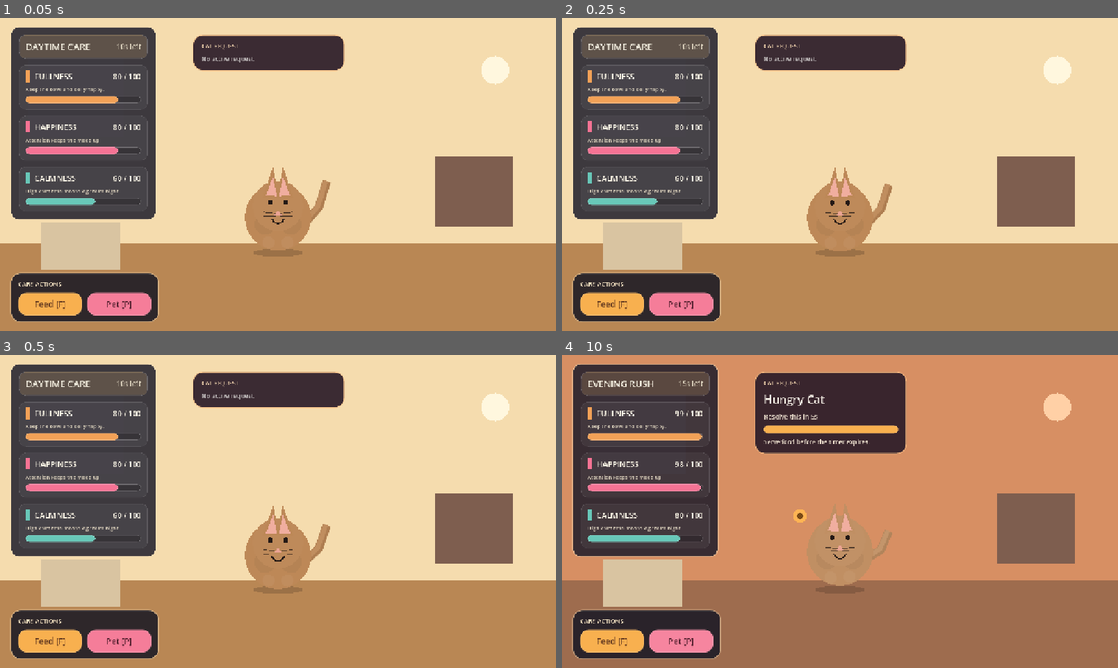
Above: before the commit, frames 1-4 (two rows, left to right).
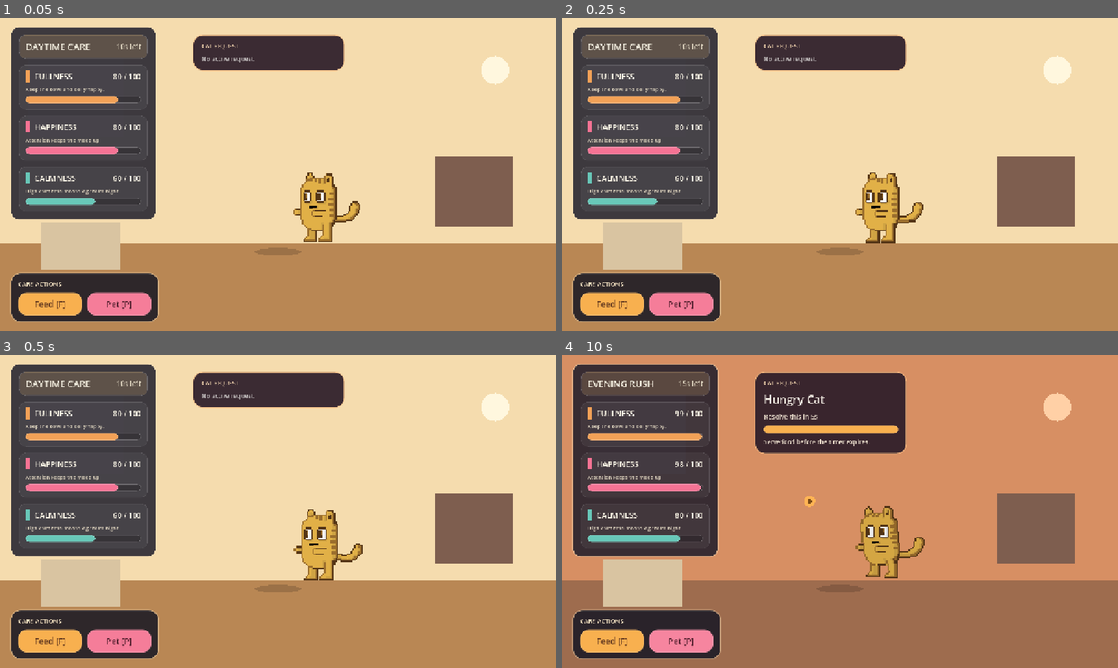
Above: after the commit, the same moments.

Repository: smiguelnet/cat-chaos
Game: Godot game, scene res://scenes/main/Main.tscn
Same seed, same stepped clock (60 frames per second), same inputs: the game is played once before the commit and once after it. Sound files missing from this copy of the repository are replaced by a short silence.
Inputs:
- Up to frame 1 (0.05 s): no input
- Up to frame 2 (0.25 s): no input
- Up to frame 3 (0.5 s): no input
- Up to frame 4 (10 s): click "Feed [F]" at 0.5 s; click "Pet [P]" at 1.25 s; click "Feed [F]" at 2 s; click "Pet [P]" at 2.75 s; click "Feed [F]" at 3.5 s; click "Pet [P]" at 4.25 s; hold F (feed) 5.03-5.78 s; tap P (pet) at 5.85, 7.35, 8.85 s; hold F (feed) 6.53-7.28 s; hold F (feed) 8.03-8.78 s; hold F (feed) from 9.53 s (still down)

The runs differ from the first frame. In frame 1, 3.3% of the frame differs, in the area x 44-65%, y 47-77%; in frame 2, 3.4%; in frame 3, 3.3%; in frame 4, 2.1%.

Commit message:
feat: add asset import,  background music, and enhance cat behavior visuals

Diff:
--- a/scenes/actors/Cat.tscn
+++ b/scenes/actors/Cat.tscn
@@ -1,7 +1,20 @@
-[gd_scene load_steps=2 format=3]
+[gd_scene load_steps=4 format=3]
 
 [ext_resource type="Script" path="res://scripts/actors/cat.gd" id="1"]
+[ext_resource type="Texture2D" path="res://assets/sprites/cats/cat_spritesheet.png" id="2"]
+[ext_resource type="AudioStream" path="res://assets/audio/sfx/meow.ogg" id="3"]
 
 [node name="Cat" type="Node2D"]
 position = Vector2(640, 440)
 script = ExtResource("1")
+
+[node name="Sprite" type="Sprite2D" parent="."]
+position = Vector2(0, -8)
+scale = Vector2(3.2, 3.2)
+texture = ExtResource("2")
+region_enabled = true
+region_rect = Rect2(128, 0, 128, 64)
+
+[node name="MeowPlayer" type="AudioStreamPlayer" parent="."]
+stream = ExtResource("3")
+volume_db = -9.0
--- a/scenes/environment/Environment.tscn
+++ b/scenes/environment/Environment.tscn
@@ -1,6 +1,11 @@
-[gd_scene load_steps=2 format=3]
+[gd_scene load_steps=3 format=3]
 
 [ext_resource type="Script" path="res://scripts/actors/environment.gd" id="1"]
+[ext_resource type="AudioStream" path="res://assets/audio/music/background.wav" id="2"]
 
 [node name="Environment" type="Node2D"]
 script = ExtResource("1")
+
+[node name="BackgroundMusic" type="AudioStreamPlayer" parent="."]
+stream = ExtResource("2")
+volume_db = -7.0
--- a/scripts/actors/cat.gd
+++ b/scripts/actors/cat.gd
@@ -3,6 +3,22 @@
 
 const TICK_SYSTEM = preload("res://systems/tick_system.gd")
 const SLEEP_EVALUATOR = preload("res://systems/sleep_evaluator.gd")
+
+const FRAME_SIZE := Vector2(128.0, 64.0)
+const ROW_IDLE := 0
+const ROW_RUN := 1
+const ROW_JUMP := 2
+
+const IDLE_FRAMES := [1, 2, 3, 4, 5, 6, 7]
+const RUN_FRAMES := [1, 2, 3, 4, 5, 6, 7]
+const JUMP_FRAMES := [1, 2, 3, 4, 5, 6, 7]
+const SLEEP_FRAMES := [2, 3, 4, 5]
+
+const BASE_SPRITE_POSITION := Vector2(0, -8)
+const BASE_SPRITE_SCALE := Vector2(3.2, 3.2)
+
+@onready var sprite: Sprite2D = $Sprite
+@onready var meow_player: AudioStreamPlayer = $MeowPlayer
 
 var current_phase: StringName = TICK_SYSTEM.PHASE_DAY
 var mood: StringName = &"IDLE"
@@ -12,10 +28,12 @@
 
 func _ready() -> void:
 	set_process(true)
+	_update_visuals()
 	queue_redraw()
 
 func _process(delta: float) -> void:
 	animation_time += delta
+	_update_visuals()
 	queue_redraw()
 
 func apply_state(state) -> void:
@@ -25,6 +43,7 @@
 	if current_phase == TICK_SYSTEM.PHASE_NIGHT:
 		mood = &"FURIOUS" if sleep_result == SLEEP_EVALUATOR.RESULT_DISTURBED_SLEEP else &"SLEEPING"
 	active_request_type = &"" if state.active_request == null else state.active_request["type"]
+	_update_visuals()
 	queue_redraw()
 
 func on_phase_changed(_from_phase: StringName, to_phase: StringName) -> void:
@@ -34,227 +53,154 @@
 		sleep_result = &""
 	elif to_phase == TICK_SYSTEM.PHASE_NIGHT:
 		mood = &"SLEEPING"
+	_update_visuals()
 	queue_redraw()
 
 func on_request_generated(request_type: StringName, _time_remaining: int) -> void:
 	active_request_type = request_type
 	mood = &"REQUESTING"
+	if meow_player != null:
+		meow_player.stop()
+		meow_player.play()
+	_update_visuals()
 	queue_redraw()
 
 func on_request_completed(_request_type: StringName) -> void:
 	active_request_type = &""
 	mood = &"SATISFIED"
+	_update_visuals()
 	queue_redraw()
 
 func on_request_failed(_request_type: StringName) -> void:
 	active_request_type = &""
 	mood = &"UPSET"
+	_update_visuals()
 	queue_redraw()
 
 func on_sleep_evaluated(result: StringName, _state) -> void:
 	sleep_result = result
 	mood = &"FURIOUS" if result == SLEEP_EVALUATOR.RESULT_DISTURBED_SLEEP else &"SLEEPING"
-	queue_redraw()
+	_update_visuals()
+	queue_redraw()
+
+func _update_visuals() -> void:
+	if sprite == null:
+		return
+
+	var row := ROW_IDLE
+	var frames = IDLE_FRAMES
+	var fps := 4.0
+	var sprite_modulate := Color.WHITE
+	var sprite_position := BASE_SPRITE_POSITION
+	var rotation := 0.0
+
+	match mood:
+		&"REQUESTING":
+			row = ROW_RUN
+			frames = RUN_FRAMES
+			fps = 10.0
+		&"SATISFIED":
+			row = ROW_JUMP
+			frames = JUMP_FRAMES
+			fps = 8.0
+		&"UPSET":
+			row = ROW_RUN
+			frames = RUN_FRAMES
+			fps = 8.0
+			sprite_modulate = Color("e9c89a")
+		&"FURIOUS":
+			row = ROW_JUMP
+			frames = JUMP_FRAMES
+			fps = 12.0
+			sprite_modulate = Color("ffbf8f")
+		&"SLEEPING":
+			row = ROW_IDLE
+			frames = SLEEP_FRAMES
+			fps = 2.0
+			sprite_position += Vector2(-10, 18)
+			rotation = -0.18
+			sprite_modulate = Color("d7d8ec")
+
+	if current_phase == TICK_SYSTEM.PHASE_EVENING:
+		sprite_modulate = sprite_modulate.darkened(0.06)
+	elif current_phase == TICK_SYSTEM.PHASE_NIGHT and mood != &"SLEEPING":
+		sprite_modulate = sprite_modulate.darkened(0.18)
+
+	var frame_index := int(animation_time * fps) % frames.size()
+	var atlas_frame: int = frames[frame_index]
+	var bob := _bob_amount()
+	var shake := _rage_shake()
+	var scale_factor := 1.0 + _breath_amount() * 0.04
+
+	sprite.region_enabled = true
+	sprite.region_rect = Rect2(
+		Vector2(FRAME_SIZE.x * atlas_frame, FRAME_SIZE.y * row),
+		FRAME_SIZE
+	)
+	sprite.position = sprite_position + Vector2(0, bob) + shake
+	sprite.scale = BASE_SPRITE_SCALE * scale_factor
+	sprite.rotation = rotation
+	sprite.modulate = sprite_modulate
+	sprite.flip_h = active_request_type == &"ATTENTION"
 
 func _draw() -> void:
-	var fur_color := _fur_color()
 	var shadow_alpha := 0.16 if current_phase != TICK_SYSTEM.PHASE_NIGHT else 0.24
-	var bob := _bob_amount()
-	var tail_sway := _tail_sway()
-	var rage_shake := _rage_shake()
-	var ear_tilt := sin(animation_time * 1.9) * 0.08
-	if mood == &"FURIOUS":
-		ear_tilt = -0.34 + sin(animation_time * 9.0) * 0.03
-	var blink := _blink_amount()
-	var head_offset := Vector2(0, -8 + bob * 0.7) + rage_shake
-	var body_center := Vector2(0, 18 + bob) + rage_shake * 0.7
-	var body_scale := Vector2(1.0, 1.0 + _breath_amount() * 0.03)
-
-	draw_set_transform(Vector2(0, 100), 0.0, Vector2(2.6, 0.44))
-	draw_circle(Vector2.ZERO, 22.0, Color(0, 0, 0, shadow_alpha))
+	var shadow_position := Vector2(0, 98)
+	if mood == &"SLEEPING":
+		shadow_position += Vector2(-4, 8)
+	draw_set_transform(shadow_position, 0.0, Vector2(2.2, 0.38))
+	draw_circle(Vector2.ZERO, 24.0, Color(0, 0, 0, shadow_alpha))
 	draw_set_transform(Vector2.ZERO, 0.0, Vector2.ONE)
-	_draw_tail(body_center, tail_sway, fur_color)
-	_draw_body(body_center, body_scale, fur_color)
-	_draw_paws(body_center, fur_color)
-	_draw_head(head_offset, fur_color, ear_tilt, blink)
-	_draw_face(head_offset, blink)
-	_draw_status_marks(head_offset)
-
-func _draw_body(center: Vector2, scale_xy: Vector2, fur_color: Color) -> void:
-	draw_set_transform(center, 0.0, scale_xy)
-	draw_circle(Vector2(0, 0), 76.0, fur_color)
-	draw_circle(Vector2(-30, 16), 24.0, fur_color.darkened(0.04))
-	draw_circle(Vector2(30, 16), 24.0, fur_color.darkened(0.04))
-	draw_set_transform(Vector2.ZERO, 0.0, Vector2.ONE)
-
-func _draw_paws(center: Vector2, fur_color: Color) -> void:
-	var paw_lift := 0.0
-	if mood == &"REQUESTING":
-		paw_lift = sin(animation_time * 6.0) * 5.0
-	elif mood == &"SATISFIED":
-		paw_lift = sin(animation_time * 4.0) * 2.0
-
-	draw_circle(center + Vector2(-22, 58 - paw_lift), 14.0, fur_color.lightened(0.04))
-	draw_circle(center + Vector2(22, 58 + paw_lift * 0.35), 14.0, fur_color.lightened(0.04))
-
-func _draw_head(center: Vector2, fur_color: Color, ear_tilt: float, blink: float) -> void:
-	draw_circle(center, 58.0, fur_color.lightened(0.02))
-
-	var left_ear := PackedVector2Array([
-		center + Vector2(-36, -18),
-		center + Vector2(-12 + ear_tilt * 18.0, -88),
-		center + Vector2(2, -20),
-	])
-	var right_ear := PackedVector2Array([
-		center + Vector2(36, -18),
-		center + Vector2(12 - ear_tilt * 18.0, -88),
-		center + Vector2(-2, -20),
-	])
-	draw_colored_polygon(left_ear, fur_color)
-	draw_colored_polygon(right_ear, fur_color)
-
-	draw_colored_polygon(
-		PackedVector2Array([
-			center + Vector2(-28, -24),
-			center + Vector2(-12 + ear_tilt * 10.0, -66 + abs(ear_tilt) * 10.0),
-			center + Vector2(-2, -22),
-		]),
-		Color("f0ae9f")
-	)
-	draw_colored_polygon(
-		PackedVector2Array([
-			center + Vector2(28, -24),
-			center + Vector2(12 - ear_tilt * 10.0, -66 + abs(ear_tilt) * 10.0),
-			center + Vector2(2, -22),
-		]),
-		Color("f0ae9f")
-	)
-
-	if mood == &"SLEEPING" and blink >= 1.0:
-		draw_arc(center + Vector2(0, 18), 20.0, 0.3, PI - 0.3, 18, Color("241915"), 3.0)
-
-func _draw_face(center: Vector2, blink: float) -> void:
-	var eye_color := Color("241915")
-	var eye_y := center.y - 8.0
-	var eye_open := 1.0 - blink
-
-	if mood == &"SLEEPING":
-		draw_line(center + Vector2(-22, -8), center + Vector2(-8, -6), eye_color, 4.0)
-		draw_line(center + Vector2(8, -6), center + Vector2(22, -8), eye_color, 4.0)
-	elif mood == &"FURIOUS":
-		draw_line(center + Vector2(-28, -2), center + Vector2(-10, -12), eye_color, 5.0)
-		draw_line(center + Vector2(10, -12), center + Vector2(28, -2), eye_color, 5.0)
-		draw_line(center + Vector2(-30, -16), center + Vector2(-6, -22), Color("241915", 0.9), 3.0)
-		draw_line(center + Vector2(6, -22), center + Vector2(30, -16), Color("241915", 0.9), 3.0)
-	else:
-		if eye_open < 0.35:
-			draw_line(center + Vector2(-24, -8), center + Vector2(-10, -7), eye_color, 4.0)
-			draw_line(center + Vector2(10, -7), center + Vector2(24, -8), eye_color, 4.0)
-		else:
-			draw_circle(Vector2(center.x - 18, eye_y), 5.0 + eye_open, eye_color)
-			draw_circle(Vector2(center.x + 18, eye_y), 5.0 + eye_open, eye_color)
-
-	var nose_center := center + Vector2(0, 10)
-	draw_colored_polygon(
-		PackedVector2Array([
-			nose_center + Vector2(0, 0),
-			nose_center + Vector2(-9, 11),
-			nose_center + Vector2(9, 11),
-		]),
-		Color("eba494")
-	)
-
-	if mood == &"FURIOUS":
-		draw_arc(center + Vector2(0, 34), 10.0, PI + 0.12, TAU - 0.12, 14, eye_color, 4.0)
-		draw_line(center + Vector2(-8, 24), center + Vector2(-12, 38), eye_color, 2.0)
-		draw_line(center + Vector2(8, 24), center + Vector2(12, 38), eye_color, 2.0)
-	elif mood == &"UPSET":
-		draw_arc(center + Vector2(0, 28), 12.0, PI + 0.3, TAU - 0.3, 12, eye_color, 3.0)
-	elif mood == &"SATISFIED":
-		draw_arc(center + Vector2(0, 24), 16.0, 0.3, PI - 0.3, 16, eye_color, 3.0)
-	else:
-		draw_arc(center + Vector2(0, 26), 14.0, 0.2, PI - 0.2, 16, eye_color, 3.0)
-
-	draw_line(center + Vector2(-6, 18), center + Vector2(-34, 14), Color("241915", 0.7), 2.0)
-	draw_line(center + Vector2(-6, 23), center + Vector2(-34, 24), Color("241915", 0.7), 2.0)
-	draw_line(center + Vector2(6, 18), center + Vector2(34, 14), Color("241915", 0.7), 2.0)
-	draw_line(center + Vector2(6, 23), center + Vector2(34, 24), Color("241915", 0.7), 2.0)
-
-func _draw_tail(center: Vector2, sway: float, fur_color: Color) -> void:
-	var base := center + Vector2(58, 18)
-	var mid := base + Vector2(36, -42 + sway * 20.0)
-	var tip := base + Vector2(54, -102 + sway * 38.0)
-
-	draw_polyline(
-		PackedVector2Array([base, mid, tip]),
-		fur_color.darkened(0.08),
-		18.0,
-		true
-	)
-	draw_polyline(
-		PackedVector2Array([base + Vector2(-2, -2), mid + Vector2(-2, -2), tip + Vector2(-2, -2)]),
-		fur_color.lightened(0.05),
-		10.0,
-		true
-	)
+	_draw_status_marks(_head_anchor())
 
 func _draw_status_marks(head_center: Vector2) -> void:
 	var float_y := sin(animation_time * 2.4) * 4.0
 	if active_request_type == &"FOOD":
-		draw_circle(head_center + Vector2(-92, -54 + float_y), 16.0, Color("ffb454"))
-		draw_circle(head_center + Vector2(-92, -54 + float_y), 7.0, Color("7a4a17"))
+		draw_circle(head_center + Vector2(-70, -16 + float_y), 13.0, Color("ffb454"))
+		draw_circle(head_center + Vector2(-70, -16 + float_y), 5.5, Color("7a4a17"))
 	elif active_request_type == &"ATTENTION":
-		draw_circle(head_center + Vector2(92, -54 + float_y), 16.0, Color("ff7f7f"))
-		draw_circle(head_center + Vector2(84, -55 + float_y), 6.5, Color("fff1f4"))
-		draw_circle(head_center + Vector2(100, -55 + float_y), 6.5, Color("fff1f4"))
+		draw_circle(head_center + Vector2(70, -16 + float_y), 13.0, Color("ff7f7f"))
+		draw_circle(head_center + Vector2(64, -17 + float_y), 5.5, Color("fff1f4"))
+		draw_circle(head_center + Vector2(76, -17 + float_y), 5.5, Color("fff1f4"))
 		draw_polygon(
 			PackedVector2Array([
-				head_center + Vector2(92, -40 + float_y),
-				head_center + Vector2(79, -54 + float_y),
-				head_center + Vector2(105, -54 + float_y),
+				head_center + Vector2(70, -4 + float_y),
+				head_center + Vector2(60, -16 + float_y),
+				head_center + Vector2(80, -16 + float_y),
 			]),
 			PackedColorArray([Color("fff1f4"), Color("fff1f4"), Color("fff1f4")])
 		)
 
 	if sleep_result == SLEEP_EVALUATOR.RESULT_GOOD_SLEEP:
-		draw_arc(head_center + Vector2(0, -96), 18.0, 0.2, PI - 0.2, 16, Color("fff3b1"), 3.0)
-		draw_arc(head_center + Vector2(30, -82), 10.0, 0.2, PI - 0.2, 14, Color("fff3b1", 0.8), 2.0)
+		draw_arc(head_center + Vector2(0, -64), 16.0, 0.2, PI - 0.2, 16, Color("fff3b1"), 3.0)
+		draw_arc(head_center + Vector2(26, -52), 8.0, 0.2, PI - 0.2, 14, Color("fff3b1", 0.8), 2.0)
 	elif sleep_result == SLEEP_EVALUATOR.RESULT_DISTURBED_SLEEP:
 		var anger_wave := sin(animation_time * 11.0) * 4.0
-		draw_line(head_center + Vector2(-18, -112), head_center + Vector2(-2, -90 + anger_wave), Color("ff6d57"), 4.0)
-		draw_line(head_center + Vector2(-2, -90 + anger_wave), head_center + Vector2(14, -114), Color("ff6d57"), 4.0)
-		draw_line(head_center + Vector2(18, -104), head_center + Vector2(30, -126 + anger_wave * 0.5), Color("ff9c57"), 4.0)
-		draw_line(head_center + Vector2(30, -126 + anger_wave * 0.5), head_center + Vector2(40, -100), Color("ff9c57"), 4.0)
-
-func _fur_color() -> Color:
-	var fur_color := Color("bd8857")
-	if current_phase == TICK_SYSTEM.PHASE_EVENING:
-		fur_color = Color("c08f63")
-	elif current_phase == TICK_SYSTEM.PHASE_NIGHT:
-		fur_color = Color("8c7b87")
-
-	if mood == &"SATISFIED":
-		fur_color = Color("d9a76a")
-	elif mood == &"UPSET":
-		fur_color = Color("8e6c5a")
-	elif mood == &"FURIOUS":
-		fur_color = Color("8c5a56")
-	return fur_color
+		draw_line(head_center + Vector2(-14, -76), head_center + Vector2(-2, -58 + anger_wave), Color("ff6d57"), 4.0)
+		draw_line(head_center + Vector2(-2, -58 + anger_wave), head_center + Vector2(12, -80), Color("ff6d57"), 4.0)
+		draw_line(head_center + Vector2(14, -70), head_center + Vector2(24, -88 + anger_wave * 0.5), Color("ff9c57"), 4.0)
+		draw_line(head_center + Vector2(24, -88 + anger_wave * 0.5), head_center + Vector2(32, -66), Color("ff9c57"), 4.0)
+
+func _head_anchor() -> Vector2:
+	var head_center := sprite.position + Vector2(0, -72)
+	if mood == &"SLEEPING":
+		head_center += Vector2(-8, 14)
+	return head_center
 
 func _bob_amount() -> float:
 	match mood:
 		&"REQUESTING":
-			return sin(animation_time * 4.2) * 6.0
+			return sin(animation_time * 8.0) * 4.0
 		&"SATISFIED":
-			return sin(animation_time * 3.1) * 3.5
+			return sin(animation_time * 5.0) * 5.0
 		&"UPSET":
-			return sin(animation_time * 5.0) * 2.0
+			return sin(animation_time * 7.0) * 3.0
 		&"FURIOUS":
-			return sin(animation_time * 12.0) * 3.8
+			return sin(animation_time * 12.0) * 4.5
 		&"SLEEPING":
-			return sin(animation_time * 1.3) * 2.5
+			return sin(animation_time * 1.4) * 1.5
 		_:
-			return sin(animation_time * 2.2) * 2.8
+			return sin(animation_time * 2.0) * 1.5
 
 func _breath_amount() -> float:
 	if mood == &"SLEEPING":
@@ -263,36 +209,10 @@
 		return sin(animation_time * 10.0) * 0.4
 	return sin(animation_time * 2.0) * 1.0
 
-func _tail_sway() -> float:
-	match mood:
-		&"REQUESTING":
-			return sin(animation_time * 5.2) * 1.0
-		&"UPSET":
-			return sin(animation_time * 7.0) * 1.15
-		&"FURIOUS":
-			return sin(animation_time * 13.0) * 1.6
-		&"SLEEPING":
-			return sin(animation_time * 0.9) * 0.2
-		_:
-			return sin(animation_time * 2.4) * 0.45
-
-func _blink_amount() -> float:
-	if mood == &"SLEEPING":
-		return 1.0
-	if mood == &"FURIOUS":
-		return 0.0
-
-	var cycle := fposmod(animation_time, 4.8)
-	if cycle > 3.08 and cycle < 3.24:
-		return 0.9
-	if cycle > 3.32 and cycle < 3.46:
-		return 1.0
-	return 0.0
-
 func _rage_shake() -> Vector2:
 	if mood != &"FURIOUS":
 		return Vector2.ZERO
 	return Vector2(
-		sin(animation_time * 19.0) * 3.4,
-		cos(animation_time * 16.0) * 1.6
+		sin(animation_time * 19.0) * 4.0,
+		cos(animation_time * 16.0) * 1.8
 	)
--- a/scripts/actors/environment.gd
+++ b/scripts/actors/environment.gd
@@ -4,17 +4,23 @@
 const TICK_SYSTEM = preload("res://systems/tick_system.gd")
 const SLEEP_EVALUATOR = preload("res://systems/sleep_evaluator.gd")
 
+@onready var background_music: AudioStreamPlayer = $BackgroundMusic
+
 var current_phase: StringName = TICK_SYSTEM.PHASE_DAY
 var last_sleep_result: StringName = &""
 var request_failed_flash: bool = false
 
 func _ready() -> void:
+	if background_music != null:
+		background_music.finished.connect(_on_background_music_finished)
+	_update_music_state()
 	queue_redraw()
 
 func apply_state(state) -> void:
 	current_phase = state.phase
 	if state.phase != TICK_SYSTEM.PHASE_EVENING:
 		request_failed_flash = false
+	_update_music_state()
 	queue_redraw()
 
 func on_phase_changed(_from_phase: StringName, to_phase: StringName) -> void:
@@ -22,6 +28,7 @@
 	request_failed_flash = false
 	if to_phase != TICK_SYSTEM.PHASE_NIGHT:
 		last_sleep_result = &""
+	_update_music_state()
 	queue_redraw()
 
 func on_request_failed(_request_type: StringName) -> void:
@@ -32,6 +39,26 @@
 	last_sleep_result = result
 	request_failed_flash = false
 	queue_redraw()
+
+func _on_background_music_finished() -> void:
+	if _should_play_music():
+		background_music.play()
+
+func _should_play_music() -> bool:
+	return current_phase != TICK_SYSTEM.PHASE_NIGHT
+
+func _update_music_state() -> void:
+	if background_music == null:
+		return
+
+	if not _should_play_music():
+		if background_music.playing:
+			background_music.stop()
+		return
+
+	background_music.volume_db = -8.5 if current_phase == TICK_SYSTEM.PHASE_EVENING else -6.5
+	if not background_music.playing:
+		background_music.play()
 
 func _draw() -> void:
 	var viewport_size := get_viewport_rect().size
Not shown, added: assets/audio/music/background.wav.import
Not shown, added: assets/audio/sfx/meow.ogg.import
Not shown, added: assets/sprites/cats/cat_spritesheet.png.import
Not shown, changed: Makefile
Not shown, changed: README.md
